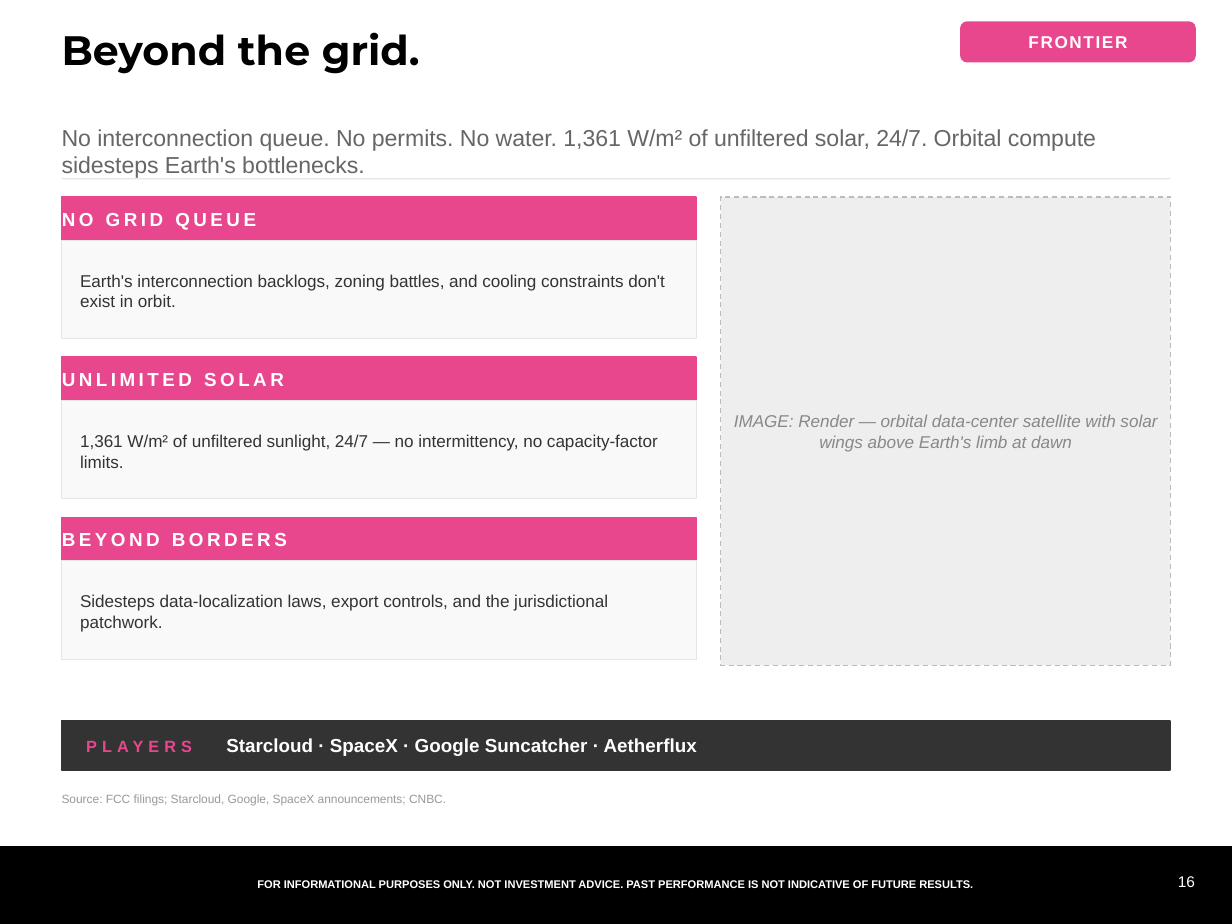
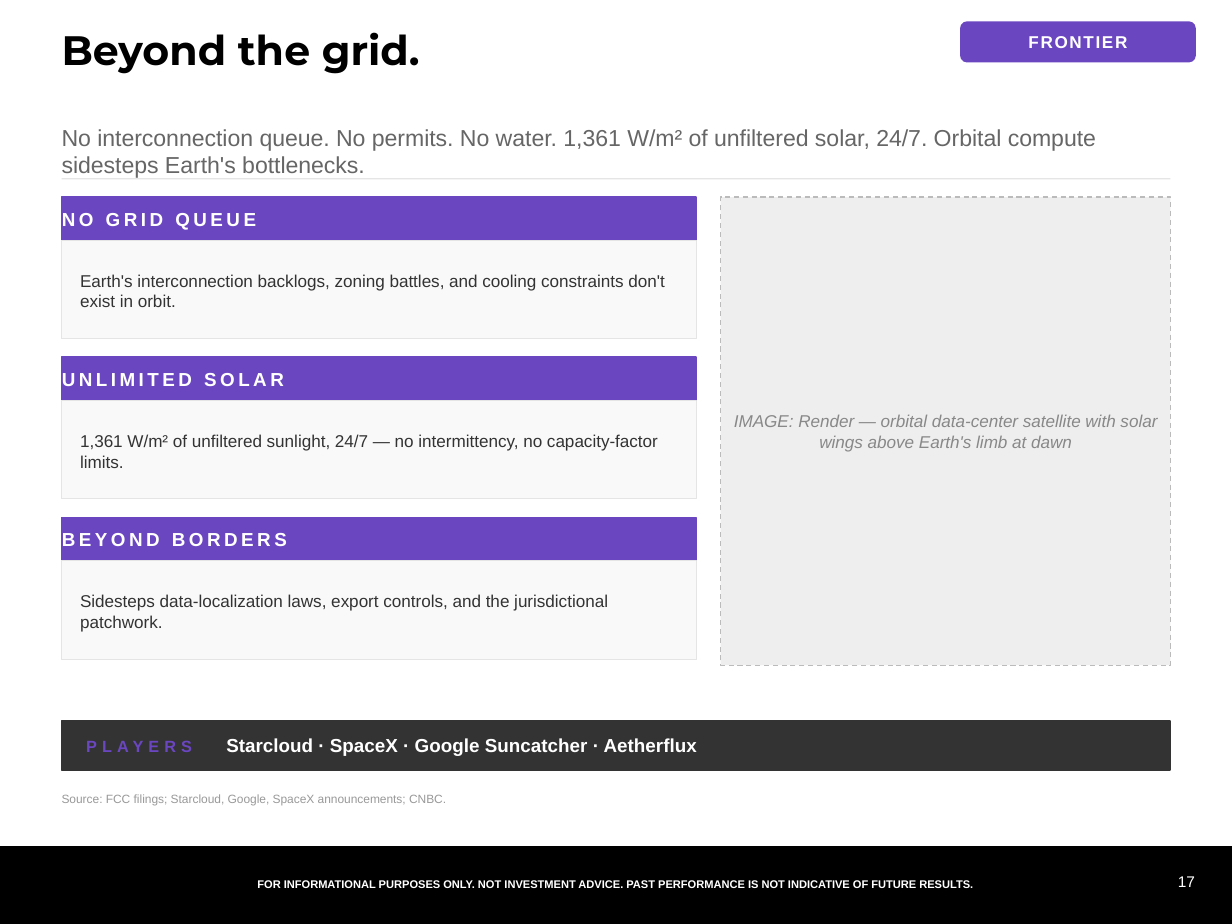
Before and after one commit to samuelcmcclellan-cell/ai-markets-deck, a slide deck: slide 17 of ai-markets-deck.pptx (slide 16 before the commit). Drawn at 1232x924 pixels with LibreOffice and Linux fonts; fonts in the diff are those of the drawing. Boxes give left, top, right and bottom in pixels: in the first picture for what was removed or moved away, otherwise in the second. Text is boxed around its words. In the diff, an @@ line names an element or a change of style, - is before the commit and + after.

```diff
--- a/ai-markets-deck.pptx
+++ b/ai-markets-deck.pptx
@@ fill #E8478D to #6B46C1; outline #E8478D 1 pt to #6B46C1 1 pt in 4 elements at (961,22,1195,62), (62,197,696,240), (62,357,696,400), (62,517,696,561) @@
@@ text "PLAYERS Starcloud · SpaceX · ..." at (226,738,697,756): text colour #E8478D to #6B46C1 in "PLAYERS" @@
@@ text at (1178,876,1195,887): text changed @@
-16
+17
```
Also in this commit, not shown: 16 other slides changed, 2 slides added, 1 slide removed, 22 other files.
